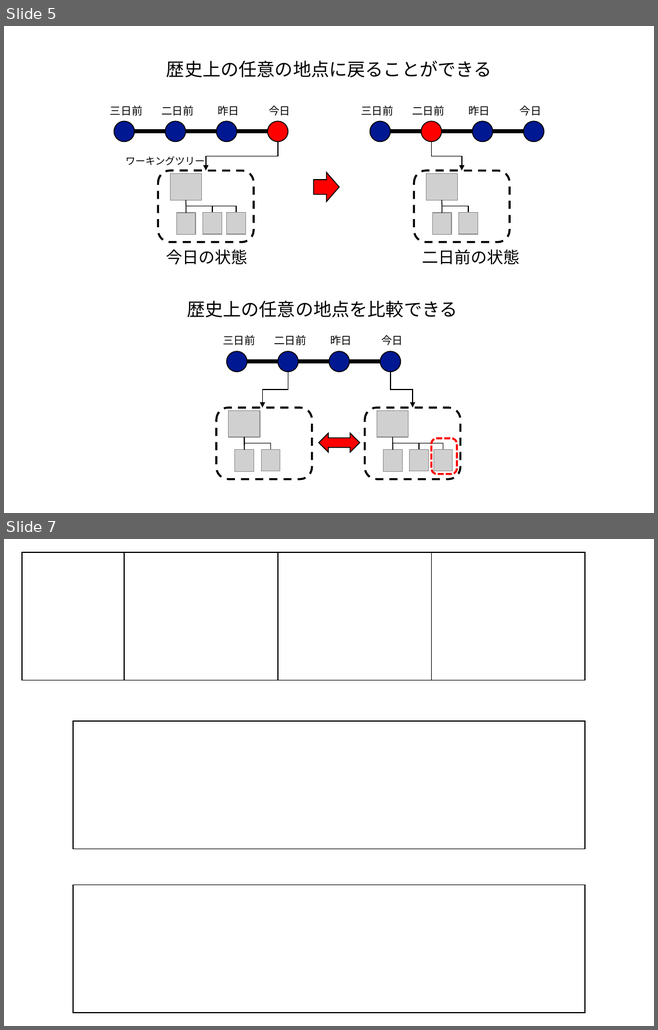
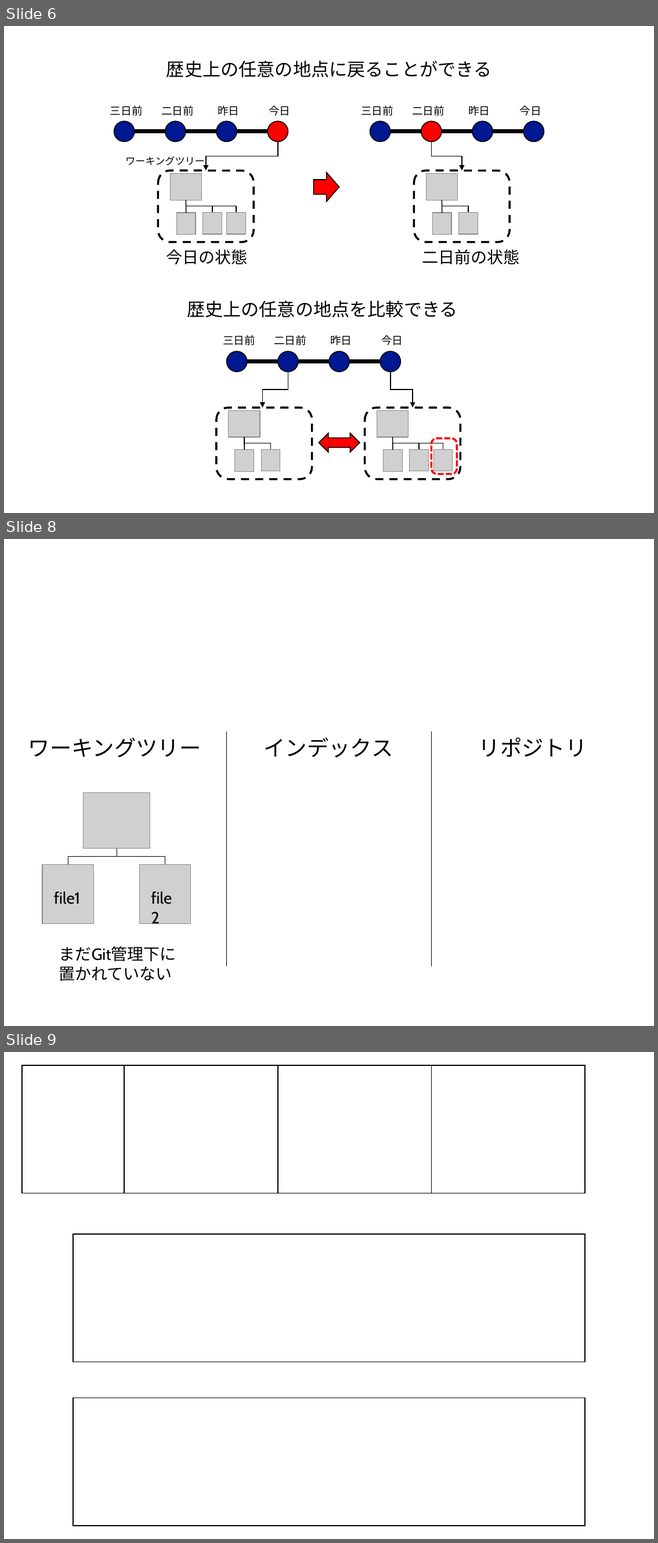
Before and after one commit to kaityo256/github, a slide deck: term/fig/fig.pptx. Shown one above the other, each under a label of ours: slides 5 and 7 before the commit, slides 6, 8 and 9 after it; the slides between them are not shown. The pictures are 658x1030 and 658x1543 pixels, drawn with LibreOffice and Linux fonts; fonts in the diff are those of the drawing; grey boxes stand for pictures. Boxes give left, top, right and bottom in pixels: in the first picture for what was removed or moved away, otherwise in the second. Text is boxed around its words. In the diff, an @@ line names an element or a change of style, - is before the commit and + after.

```diff
--- a/term/fig/fig.pptx
+++ b/term/fig/fig.pptx
@@ slide 8 added at bbox=[4, 539, 654, 1026], background #FFFFFF @@
@@ text added at bbox=[28, 737, 201, 758], 24 pt, text #000000 @@
+ワーキングツリー
@@ line added from (227, 732) to (227, 966), #000000 0.5 pt @@
@@ text added at bbox=[264, 737, 393, 758], 24 pt, text #000000 @@
+インデックス
@@ line added from (431, 732) to (431, 966), #000000 0.5 pt @@
@@ text added at bbox=[478, 737, 587, 757], 24 pt, text #000000 @@
+リポジトリ
@@ picture added at bbox=[83, 793, 150, 849] @@
@@ elbow line added from (117, 848) to (68, 864), #000000 0.5 pt @@
@@ elbow line added from (117, 848) to (165, 864), #000000 0.5 pt @@
@@ picture added at bbox=[42, 864, 94, 924] @@
@@ picture added at bbox=[140, 864, 191, 924] @@
@@ text added at bbox=[145, 885, 185, 911], 18 pt, text #000000 @@
+file2
@@ text added at bbox=[54, 892, 80, 904], 18 pt, text #000000 @@
+file1
@@ text added at bbox=[59, 946, 176, 962], 18 pt, text #000000 @@
+まだGit管理下に置かれていない
@@ what was slide 5 is now slide 6 @@
@@ what was slide 7 is now slide 9 @@
```
Also in this commit, not shown: 9 slides changed, 1 other slide added.
